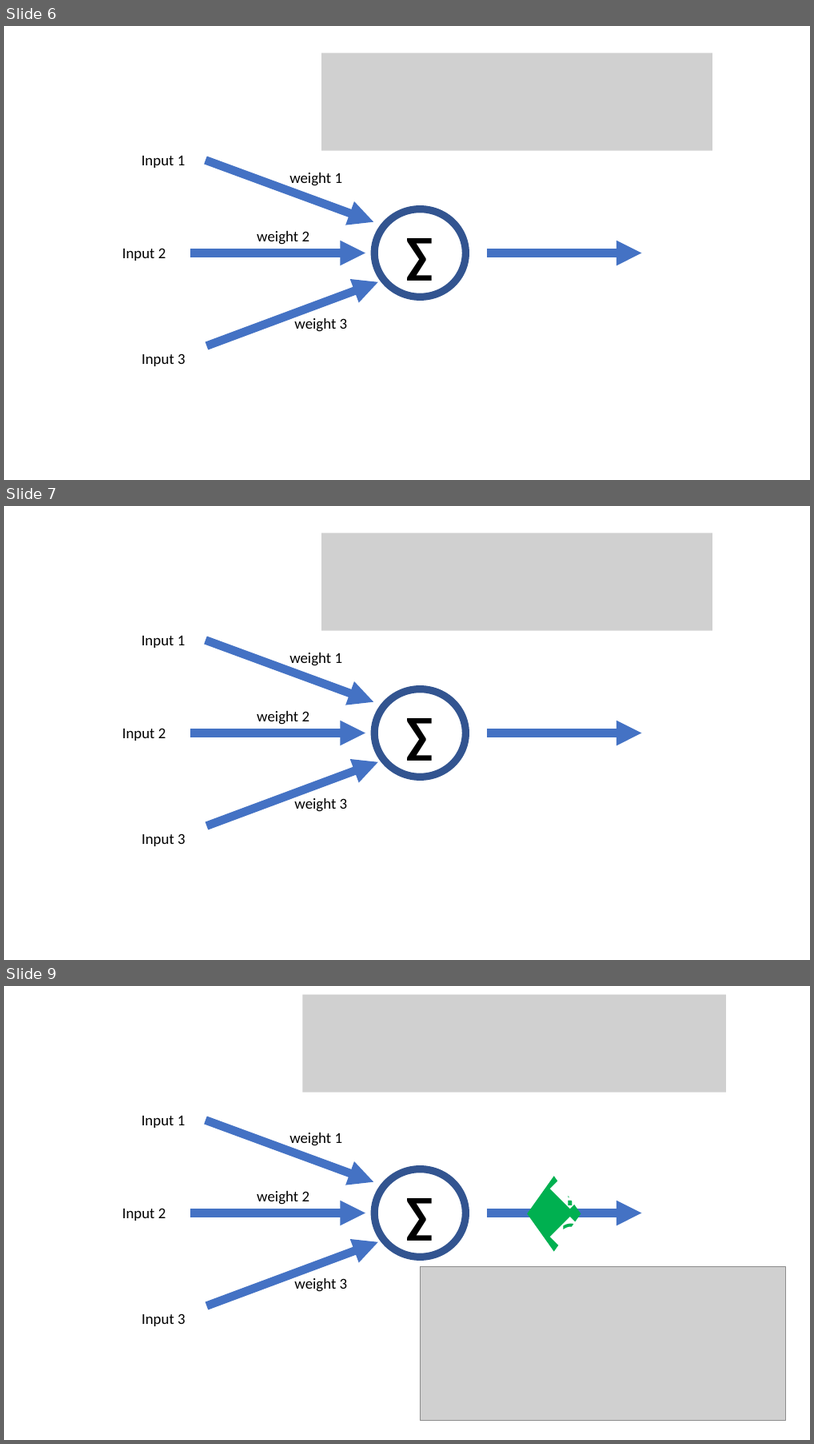
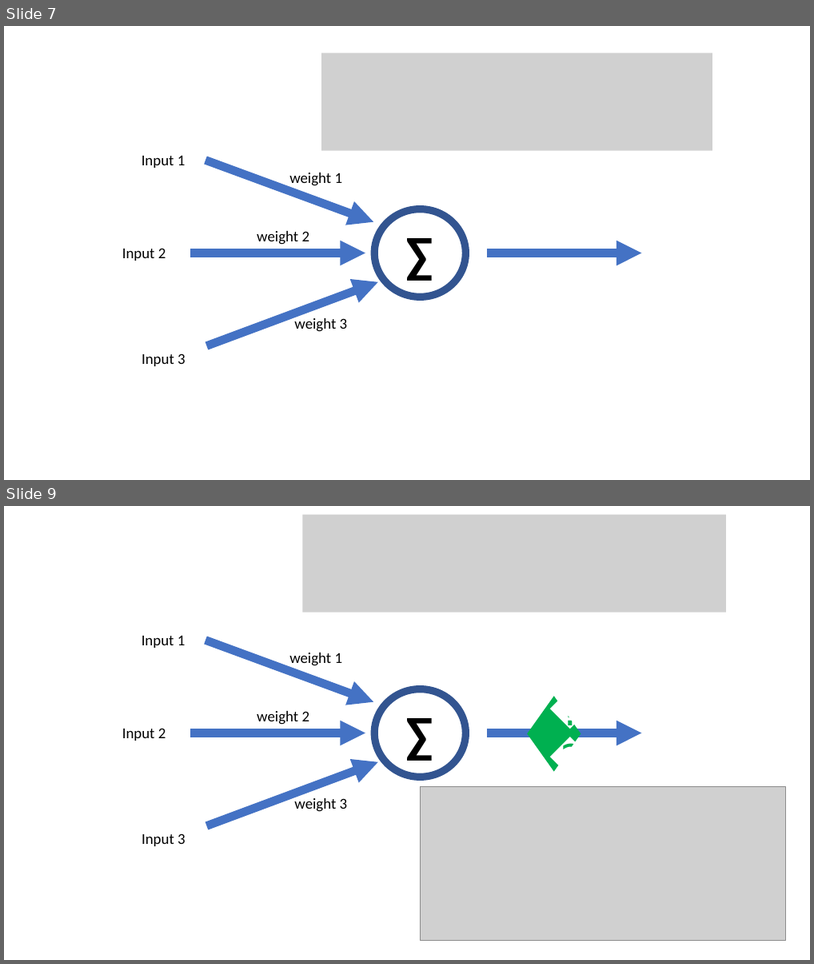
Before and after one commit to SLUVisLab/DeepLearningTutorial, a slide deck: DeepLearning.pptx. Shown one above the other, each under a label of ours: slides 6, 7 and 9 before the commit, slides 7 and 9 after it; the slides between them are not shown. The pictures are 814x1444 and 814x964 pixels, drawn with LibreOffice and Linux fonts; fonts in the diff are those of the drawing; grey boxes stand for pictures. Boxes give left, top, right and bottom in pixels: in the first picture for what was removed or moved away, otherwise in the second. Text is boxed around its words. In the diff, an @@ line names an element or a change of style, - is before the commit and + after.

```diff
--- a/DeepLearning.pptx
+++ b/DeepLearning.pptx
@@ slide 7 removed at [4,506,810,960], background #FFFFFF @@
@@ picture removed at [322,532,713,631] @@
@@ text removed at [142,635,186,648] @@
-Input 1
@@ arrow removed from (206, 640) to (374, 702) @@
@@ text removed at [290,652,343,667] @@
-weight 1
@@ ellipse removed at [375,688,466,776] @@
-∑
@@ text removed at [257,711,310,724] @@
-weight 2
@@ text removed at [122,728,166,740] @@
-Input 2
@@ arrow removed from (191, 733) to (366, 733) @@
@@ arrow removed from (487, 733) to (642, 733) @@
@@ arrow removed from (206, 825) to (378, 762) @@
@@ text removed at [294,796,348,812] @@
-weight 3
@@ text removed at [142,833,186,846] @@
-Input 3
@@ what was slide 6 is now slide 7 @@
```
Also in this commit, not shown: 13 slides changed, 6 slides added, 3 other slides removed.
